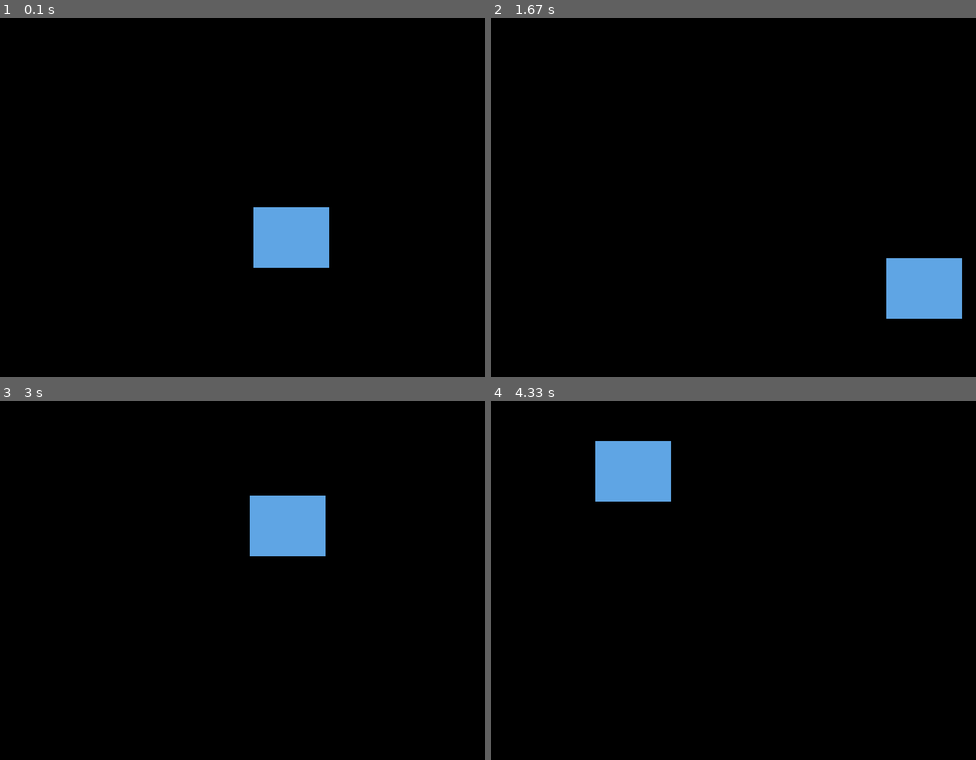
Above: before the commit, frames 1-4 (two rows, left to right).
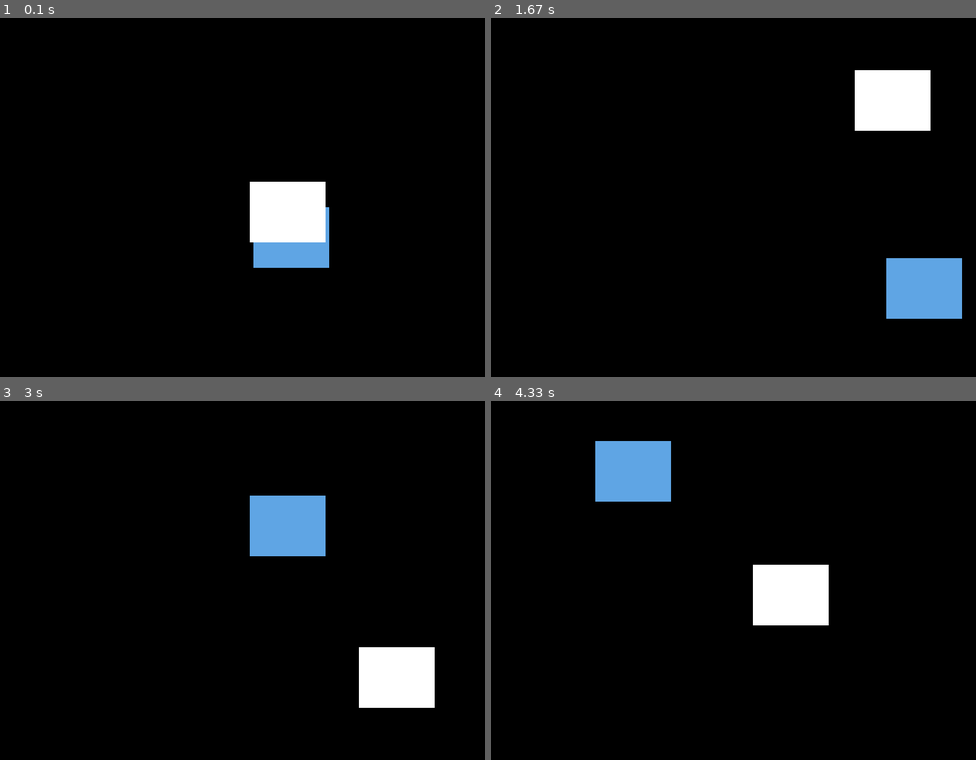
Above: after the commit, the same moments.

Repository: Mcsuper2/programming2a2
Game: pygame game, started from pygame/dvd_block.py
The game is run twice, just before and just after one commit, with the same random seed, the same clock (stepped at 60 frames per second) and the same inputs.
Inputs:
- Up to frame 1 (0.1 s): no input
- Up to frame 2 (1.67 s): no input
- Up to frame 3 (3 s): no input
- Up to frame 4 (4.33 s): no input

The runs differ from the first frame. In frame 1, 2.6% of the frame differs, in the area x 51-68%, y 45-63%; in frame 2, 2.6%; in frame 3, 2.6%; in frame 4, 2.6%.

Commit message:
Jan 12 2021 Two blocks move now

Diff:
--- a/pygame/dvd_block.py
+++ b/pygame/dvd_block.py
@@ -7,6 +7,7 @@
 #        the dvd logo (like the Office Segment)
 
 import pygame
+import random
 
 # ----- CONSTANTS
 BLACK = (0, 0, 0)
@@ -56,6 +57,10 @@
     clock = pygame.time.Clock()
 
     block = Block()
+    secondblock = Block()
+    secondblock.colour = WHITE
+    secondblock.y_vel = random.choice([-4, -2, 2, 4])
+    secondblock.x_vel = random.choice([-4, -2, 2, 4])
 
     # ----- MAIN LOOP
     while not done:
@@ -65,7 +70,8 @@
                 done = True
 
         # ----- LOGIC
-        block.update() # update the block's location
+        block.update()  # update the block's location
+        secondblock.update()
 
         # ----- DRAW
         screen.fill(BLACK)
@@ -80,6 +86,16 @@
                 block.height,
             ]
         )
+        pygame.draw.rect(
+            screen,
+            secondblock.colour,
+            [
+                secondblock.x,
+                secondblock.y,
+                secondblock.width,
+                secondblock.height,
+            ]
+        )
 
         # ----- UPDATE
         pygame.display.flip()
